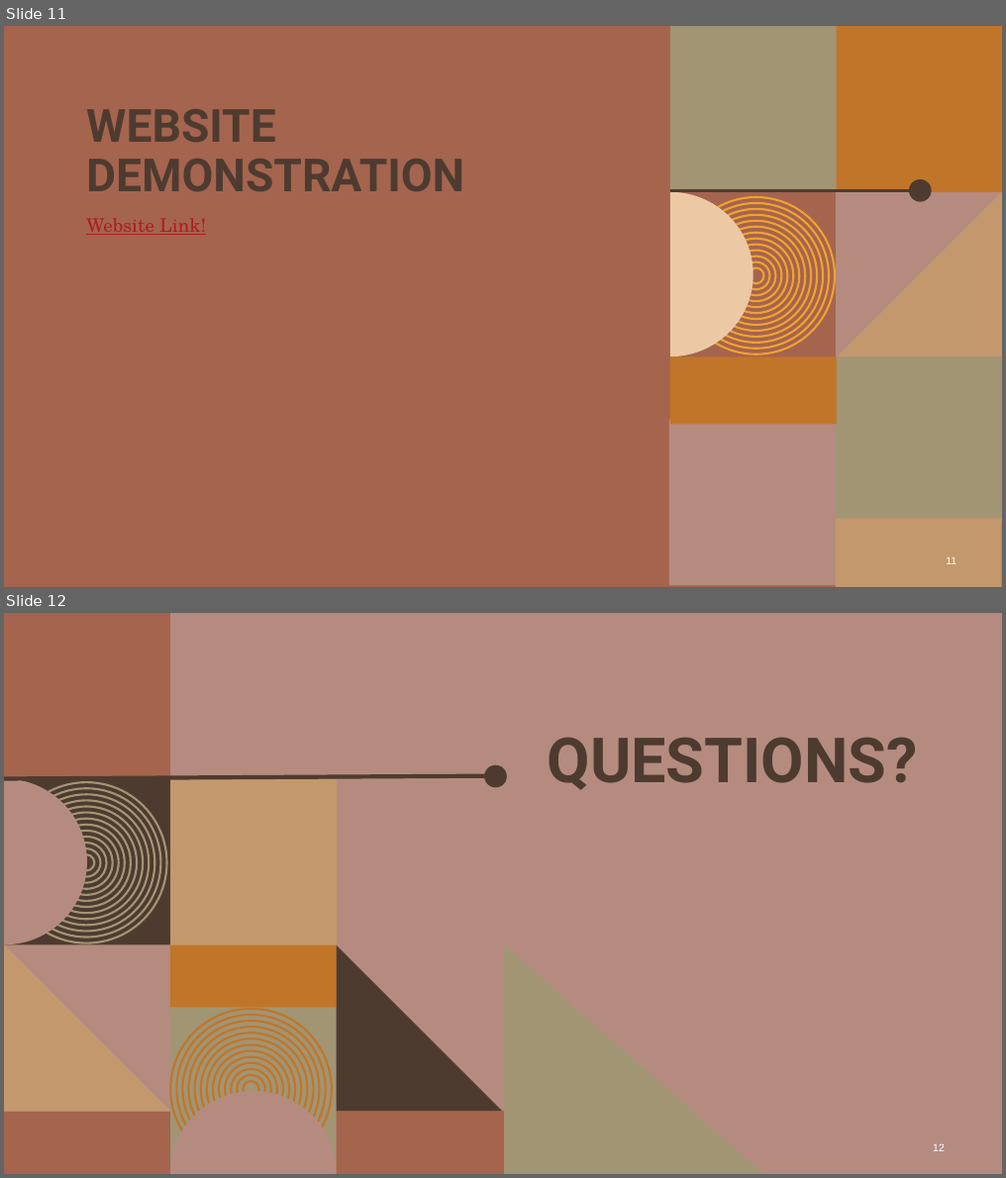
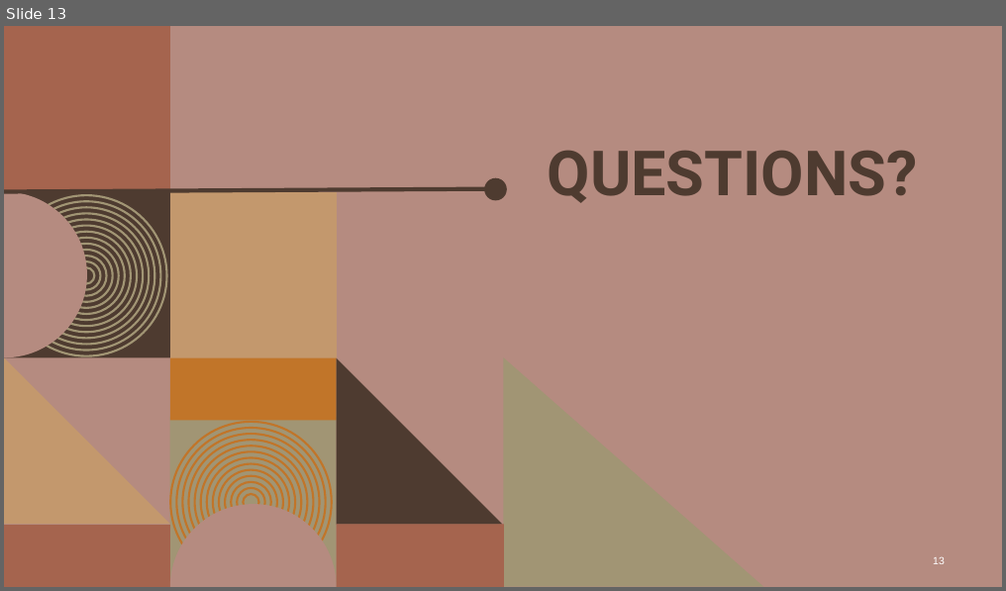
Before and after one commit to KalebOTB/ContactManager, a slide deck: Miscellaneous/Contact_Manager.pptx. Shown one above the other, each under a label of ours: slides 11 and 12 before the commit, slide 13 after it. The pictures are 1006x1178 and 1006x591 pixels, drawn with LibreOffice and Linux fonts; fonts in the diff are those of the drawing; background and template pictures are left out. Boxes give left, top, right and bottom in pixels: in the first picture for what was removed or moved away, otherwise in the second. Text is boxed around its words. In the diff, an @@ line names an element or a change of style, - is before the commit and + after.

```diff
--- a/Miscellaneous/Contact_Manager.pptx
+++ b/Miscellaneous/Contact_Manager.pptx
@@ slide 11 removed at [4,26,1002,587], background #A5644E @@
@@ rectangle removed at [670,26,837,191] @@
@@ rectangle removed at [836,26,1002,192] @@
@@ title removed at [86,109,464,191] @@
-WEBSITE DEMONSTRATION
@@ freeform shape removed at [670,192,753,357] @@
@@ line removed from (670, 190) to (920, 190) @@
@@ rectangle removed at [836,190,1002,357] @@
@@ freeform shape removed at [836,191,1002,358] @@
@@ ellipse removed at [909,179,932,202] @@
@@ text removed at [86,218,206,235] @@
-Website Link!
@@ group removed at [678,197,835,355]: 13 ellipses @@
@@ rectangle removed at [670,357,837,424] @@
@@ rectangle removed at [836,357,1002,523] @@
@@ rectangle removed at [669,420,836,586] @@
@@ rectangle removed at [836,519,1002,587] @@
@@ page number removed at [945,558,956,565] @@
-11
@@ what was slide 12 is now slide 13 @@
```
Also in this commit, not shown: 10 slides changed, 2 slides added, 2 other files.
